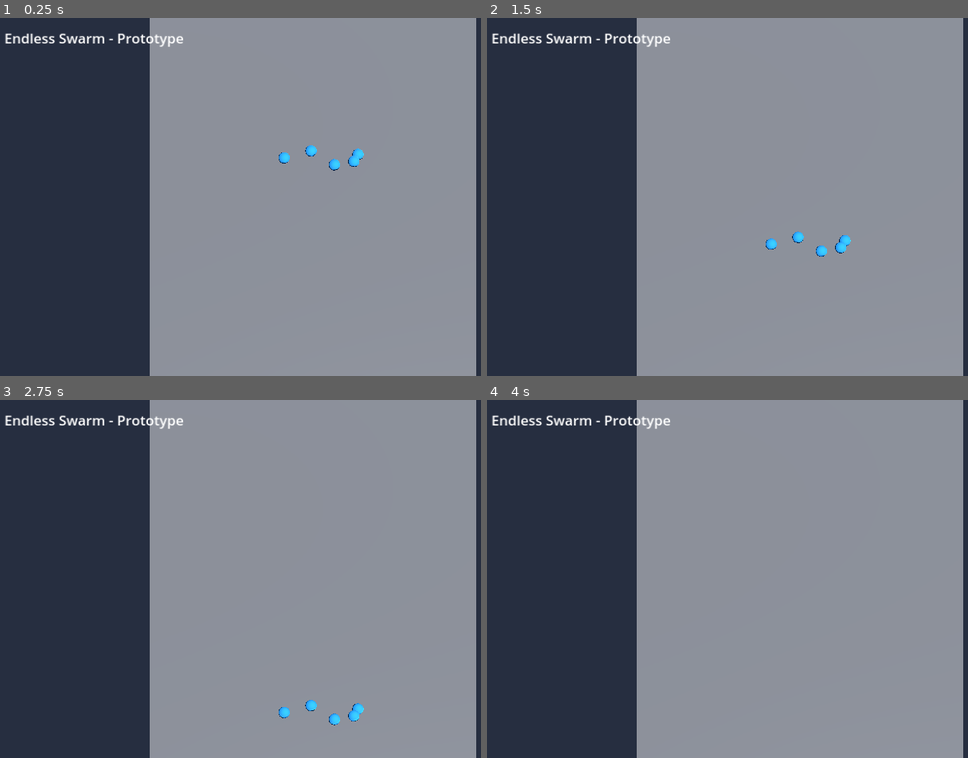
Above: before the commit, frames 1-4 (two rows, left to right).
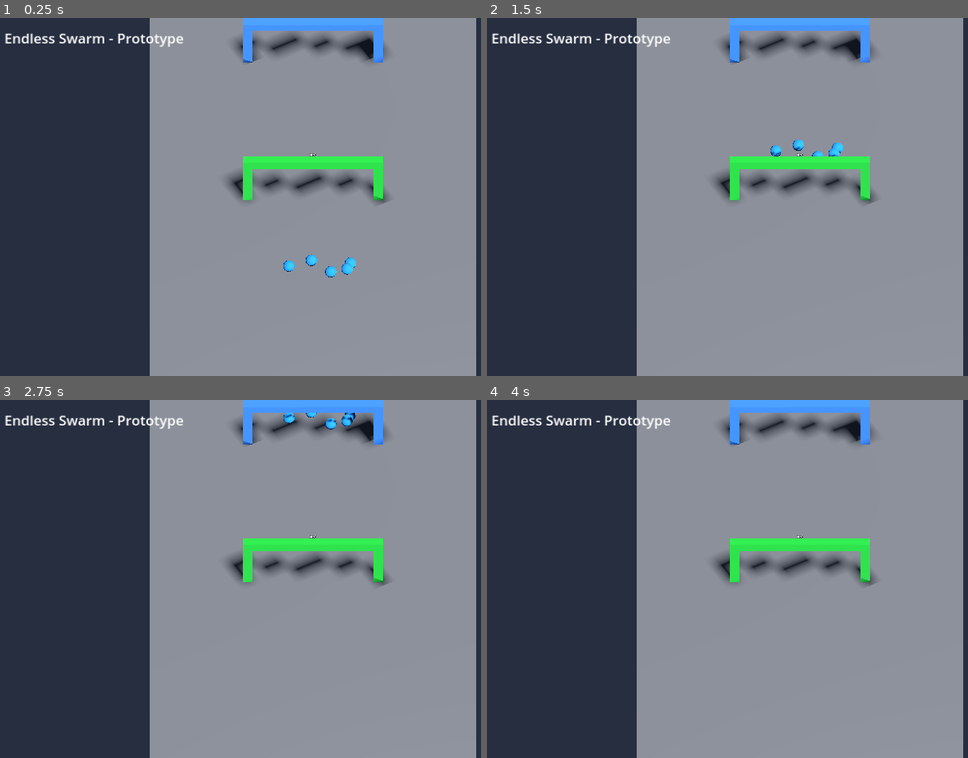
Above: after the commit, the same moments.

Repository: thechipisspinning-beep/endless-swarm
Game: Godot game, scene res://scenes/main.tscn
The game is run twice, just before and just after one commit, with the same random seed, the same clock (stepped at 60 frames per second) and the same inputs.
Inputs:
- Up to frame 1 (0.25 s): no input
- Up to frame 2 (1.5 s): no input
- Up to frame 3 (2.75 s): no input
- Up to frame 4 (4 s): no input

The runs differ from the first frame. In frame 1, 5.7% of the frame differs, in the area x 47-81%, y 0-73%; in frame 2, 5.8%, in the area x 47-81%, y 0-67%; in frame 3, 5.6%; in frame 4, 5.3%.

Commit message:
Fix unit movement direction + add simple gates

Diff:
--- a/scripts/main.gd
+++ b/scripts/main.gd
@@ -1,22 +1,24 @@
 extends Node3D
 
-# Endless Swarm - Main script (very early prototype)
+# Endless Swarm - Main script
 
 @onready var units_container: Node3D = $Units
+@onready var gates_container: Node3D = $Gates
 @onready var camera: Camera3D = $Camera3D
 
 var unit_count: int = 5
-var unit_speed: float = 6.0
+var unit_speed: float = 8.0
 
 func _ready() -> void:
 	print("Endless Swarm prototype started")
 	spawn_starting_units()
+	spawn_gates()
 
 func spawn_starting_units() -> void:
-	# Placeholder: later we will spawn real units based on unlocked slots + rarity
 	for i in range(unit_count):
 		var unit = create_simple_unit()
-		unit.position = Vector3(randf_range(-3.0, 3.0), 0.5, -5.0 + i * 0.3)
+		# Spawn near the camera (higher Z) so they walk away into the distance (-Z)
+		unit.position = Vector3(randf_range(-2.5, 2.5), 0.5, 8.0 + i * 0.25)
 		units_container.add_child(unit)
 
 func create_simple_unit() -> MeshInstance3D:
@@ -32,7 +34,58 @@
 
 	return mesh_instance
 
+func spawn_gates() -> void:
+	# Simple visual gates for now (not yet functional)
+	var gate_data = [
+		{"pos": Vector3(0, 1.5, 0), "text": "x3", "color": Color(0.2, 0.9, 0.3)},
+		{"pos": Vector3(0, 1.5, -12), "text": "+100", "color": Color(0.3, 0.6, 1.0)},
+		{"pos": Vector3(0, 1.5, -24), "text": "x2", "color": Color(0.2, 0.9, 0.3)},
+		{"pos": Vector3(0, 1.5, -36), "text": "÷2", "color": Color(0.95, 0.3, 0.3)},
+		{"pos": Vector3(0, 1.5, -48), "text": "x4", "color": Color(0.2, 0.9, 0.3)},
+	]
+
+	for data in gate_data:
+		var gate = create_gate(data.text, data.color)
+		gate.position = data.pos
+		gates_container.add_child(gate)
+
+func create_gate(label_text: String, color: Color) -> Node3D:
+	var gate = Node3D.new()
+
+	# Left pillar
+	var left = CSGBox3D.new()
+	left.size = Vector3(0.6, 3.0, 0.6)
+	left.position = Vector3(-4.0, 0, 0)
+	var mat = StandardMaterial3D.new()
+	mat.albedo_color = color
+	left.material = mat
+	gate.add_child(left)
+
+	# Right pillar
+	var right = CSGBox3D.new()
+	right.size = Vector3(0.6, 3.0, 0.6)
+	right.position = Vector3(4.0, 0, 0)
+	right.material = mat
+	gate.add_child(right)
+
+	# Top bar
+	var top = CSGBox3D.new()
+	top.size = Vector3(8.6, 0.5, 0.6)
+	top.position = Vector3(0, 1.5, 0)
+	top.material = mat
+	gate.add_child(top)
+
+	# Label (simple 3D text using a Label3D)
+	var label = Label3D.new()
+	label.text = label_text
+	label.font_size = 64
+	label.position = Vector3(0, 2.2, 0)
+	label.modulate = Color.WHITE
+	gate.add_child(label)
+
+	return gate
+
 func _process(delta: float) -> void:
-	# Temporary: move all units forward
+	# Move units away from camera (towards -Z)
 	for unit in units_container.get_children():
-		unit.position.z += unit_speed * delta
+		unit.position.z -= unit_speed * delta
